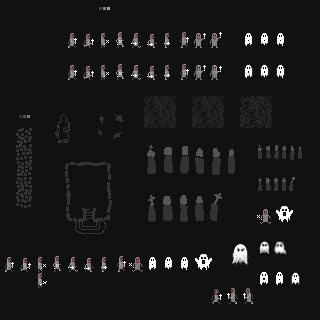
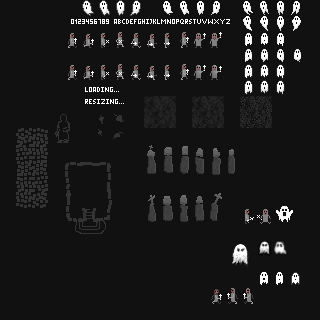
Layer changes from the first 320 x 320 image to the second:
painted on "Ebene" over [5, 0, 302, 288]
